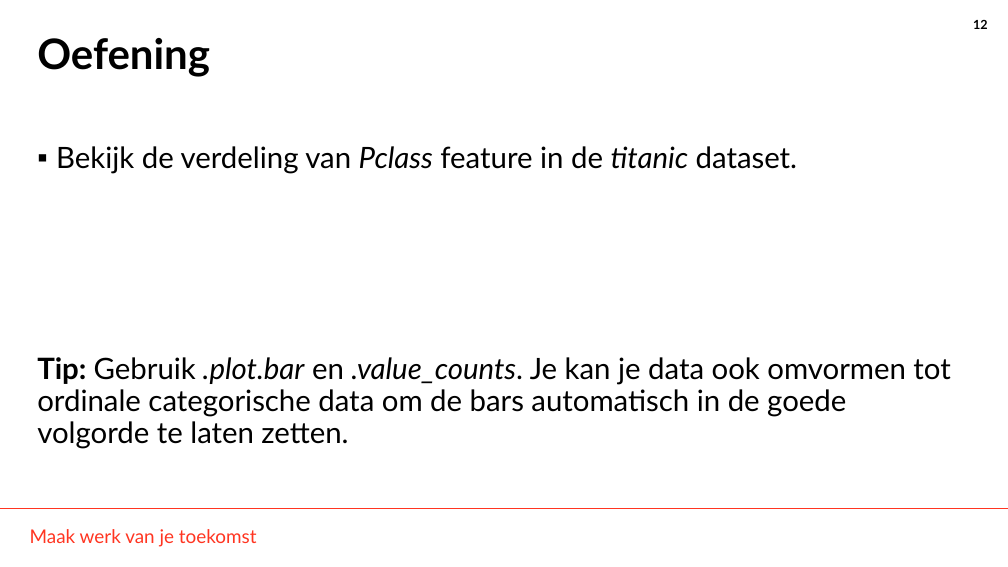
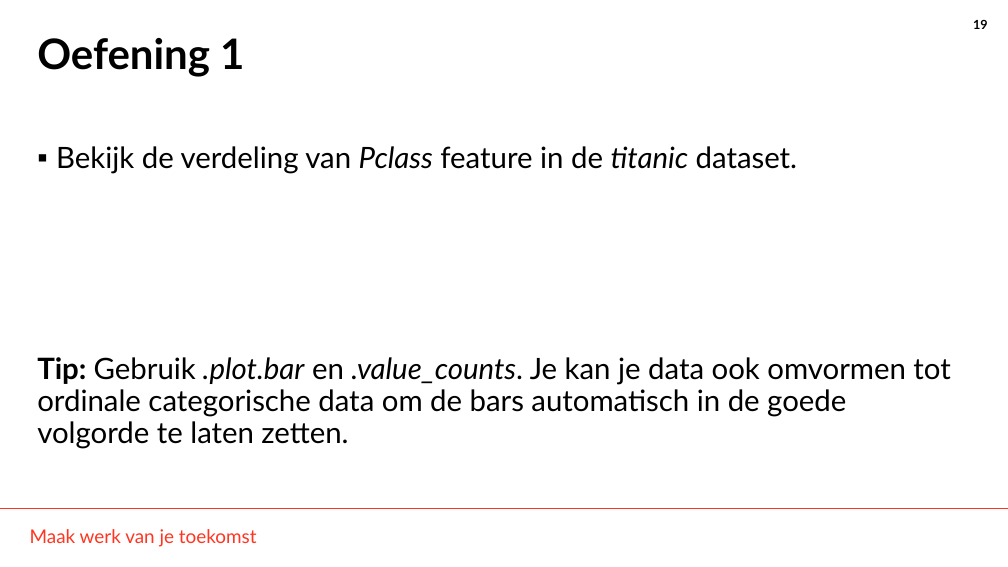
Before and after one commit to THellemans/data-science-syntra-ab, a slide deck: slide 19 of 06 statistiek/04 Numerieke data verdelingen verkennen/04 Numerieke data verdelingen verkennen.pptx (slide 12 before the commit). Drawn at 1008x567 pixels with LibreOffice and Linux fonts; fonts in the diff are those of the drawing; background and template pictures are left out. Boxes give left, top, right and bottom in pixels: in the first picture for what was removed or moved away, otherwise in the second. Text is boxed around its words. In the diff, an @@ line names an element or a change of style, - is before the commit and + after.

```diff
--- a/06 statistiek/04 Numerieke data verdelingen verkennen/04 Numerieke data verdelingen verkennen.pptx
+++ b/06 statistiek/04 Numerieke data verdelingen verkennen/04 Numerieke data verdelingen verkennen.pptx
@@ page number at <box>973,20,988,29</box>: text changed @@
-12
+19
@@ title at <box>37,38,244,77</box>: text changed @@
-Oefening
+Oefening 1
```
Also in this commit, not shown: 5 other slides changed, 8 slides added, 1 slide removed, 34 other files.
